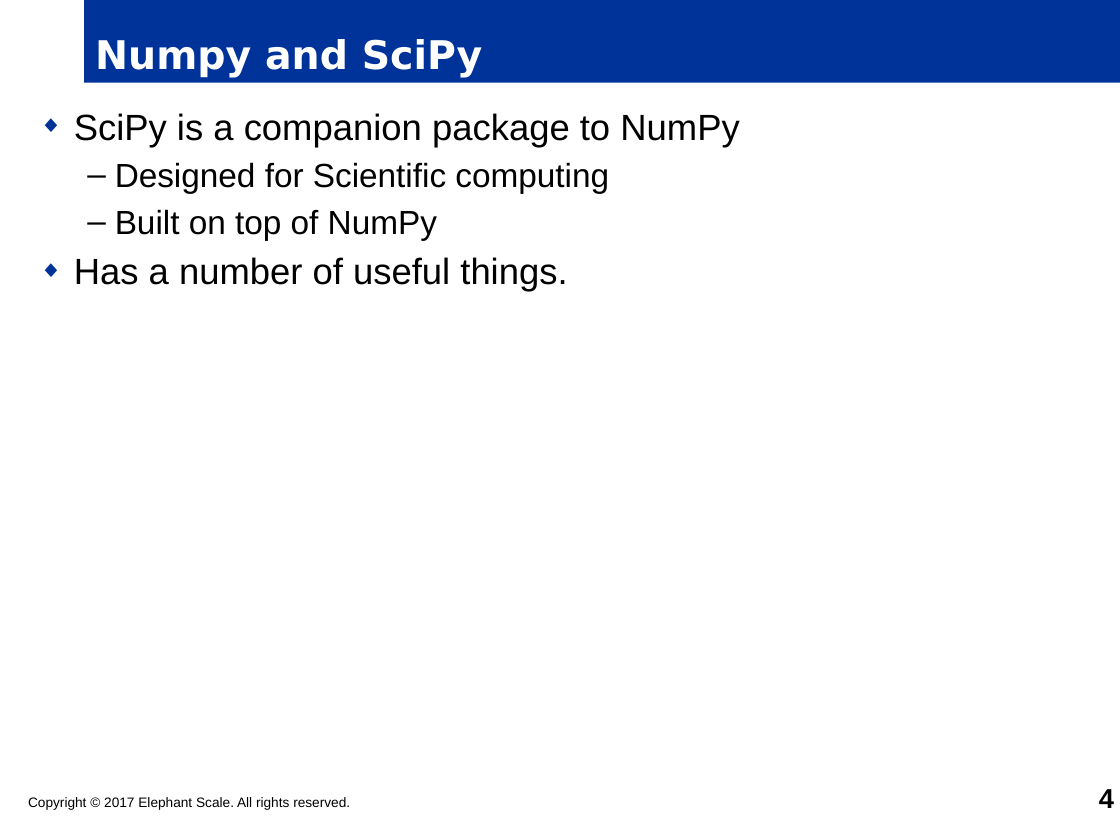
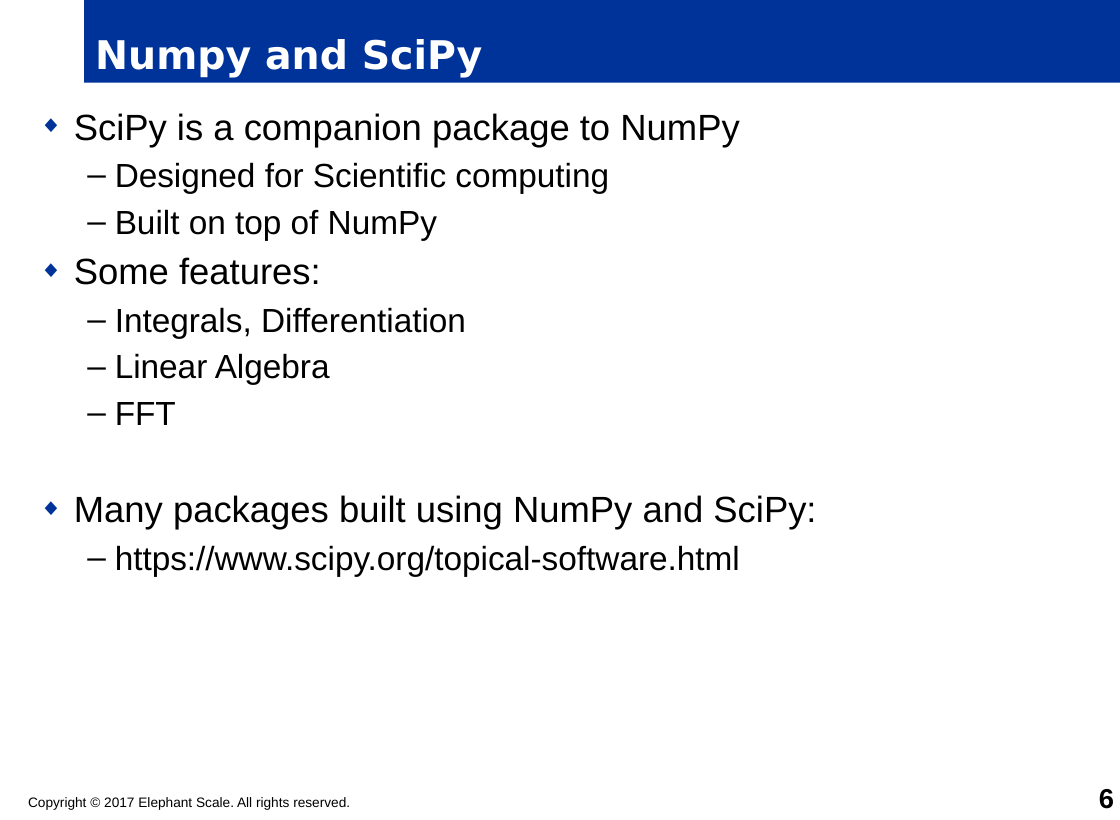
Before and after one commit to timfox456/container-resources, a slide deck: slide 6 of python/python-master/PYTHON-NumPy.pptx (slide 4 before the commit). Drawn at 1120x820 pixels with LibreOffice and Linux fonts; fonts in the diff are those of the drawing; background and template pictures are left out. Boxes give left, top, right and bottom in pixels: in the first picture for what was removed or moved away, otherwise in the second. Text is boxed around its words. In the diff, an @@ line names an element or a change of style, - is before the commit and + after.

```diff
--- a/python/python-master/PYTHON-NumPy.pptx
+++ b/python/python-master/PYTHON-NumPy.pptx
@@ text at bbox=[74, 257, 816, 576]: text changed; size 24 to 22 pt @@
-◆ Has a number of useful things.
+◆ Some features:
+  – Integrals, Differentiation
+  – Linear Algebra
+  – FFT
+◆ Many packages built using NumPy and SciPy:
+  – https://www.scipy.org/topical-software.html
@@ page number at bbox=[1099, 789, 1114, 809]: text changed @@
-4
+6
```
Also in this commit, not shown: 2 other slides changed, 18 slides added, 6 other files.
